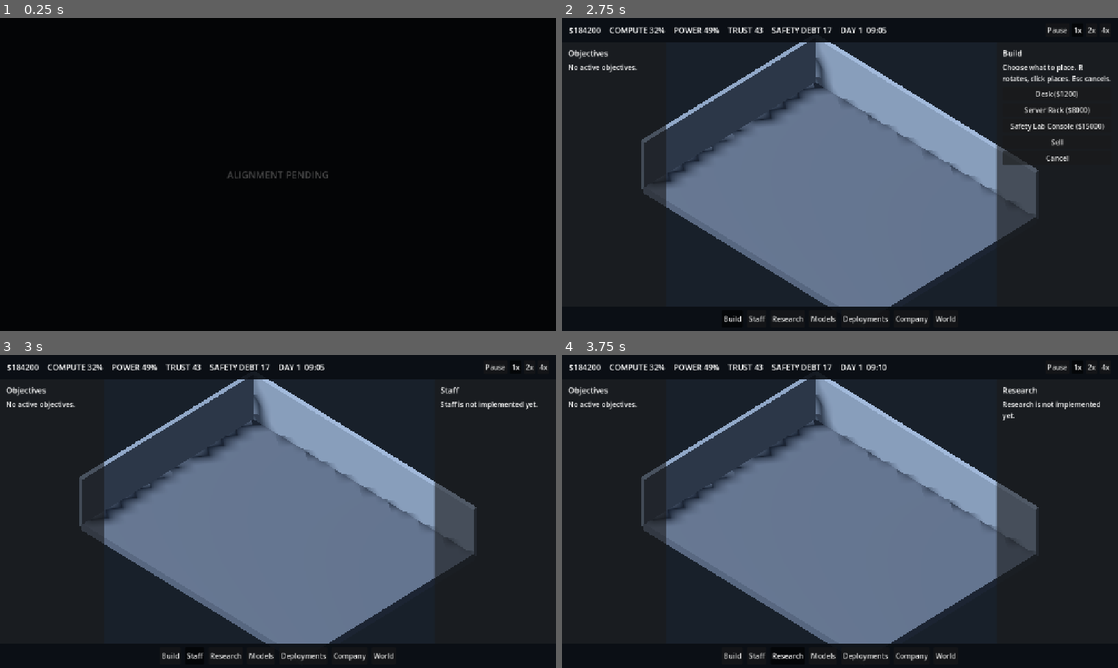
Above: before the commit, frames 1-4 (two rows, left to right).
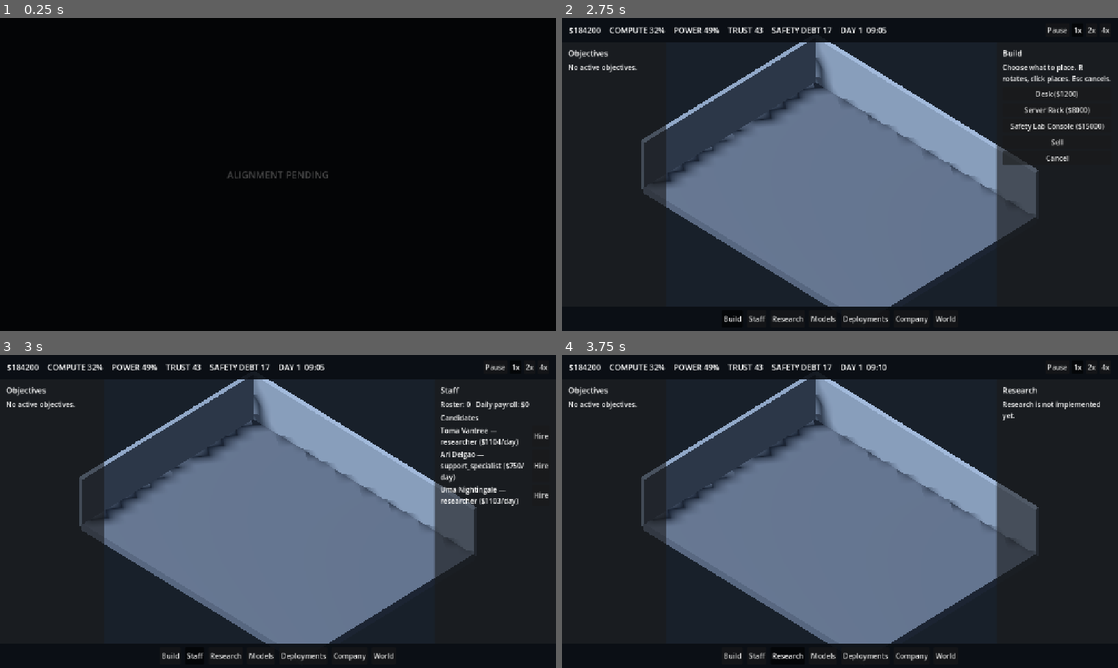
Above: after the commit, the same moments.

Repository: Fartoman94/alignment-pending
Game: Godot game, scene res://scenes/boot.tscn
The game is run twice, just before and just after one commit, with the same random seed, the same clock (stepped at 60 frames per second) and the same inputs.
Inputs:
- Up to frame 1 (0.25 s): no input
- Up to frame 2 (2.75 s): click "New Campaign" at 0.5 s; click "New Campaign" at 1.25 s; click "Build" at 2 s
- Up to frame 3 (3 s): click "Staff" at 2.75 s
- Up to frame 4 (3.75 s): click "Research" at 3.5 s

Frames 1-2 are identical in both runs. In frame 3, 1.3% of the frame differs, in the area x 79-99%, y 14-49%; in frame 4, nothing differs.

Commit message:
feat(staff): staff model, hiring, payroll, roster [P10]
Add data/staff_roles.json (6 roles) + StaffRoleCatalog +
DataValidator rules. Add StaffManager autoload: deterministic
candidate generation (invented fictional names, role, 5 skills,
salary) via SimClock's named RNG streams, hire/fire against
GameState.staff with stable staff_N ids, and daily payroll deducted
on EventBus.day_advanced. HUD's "Staff" section now shows the real
roster + candidate pool with Hire/Fire/Inspect. Campaign spawns/
despawns a real StaffAgent (P09's navigation infra) per roster
change via a new EventBus.staff_roster_changed signal, so hired
staff actually walk the office.

values/relationships/traits/assigned_task are present per
DATA_SCHEMA.md but left empty — deep staff modeling (P24) and task
assignment (P11) own those.

Two bare-autoload compile-order bugs (same family as P08/P09,
different symbols this time: SimClock, SaveManager) caught by
running the test suite, fixed by reusing the already-safely-loaded
local variables instead of bare class references.

Co-Authored-By: Claude Sonnet 5 <noreply@anthropic.com>

Diff:
--- /dev/null
+++ b/game/data/staff_roles.json
@@ -0,0 +1,8 @@
+[
+  { "id": "researcher", "name": "Researcher", "base_salary_min": 900, "base_salary_max": 1400, "primary_skill": "capability" },
+  { "id": "engineer", "name": "Engineer", "base_salary_min": 850, "base_salary_max": 1300, "primary_skill": "engineering" },
+  { "id": "data_ops", "name": "Data Ops", "base_salary_min": 700, "base_salary_max": 1100, "primary_skill": "operations" },
+  { "id": "safety_analyst", "name": "Safety Analyst", "base_salary_min": 800, "base_salary_max": 1250, "primary_skill": "safety" },
+  { "id": "product_manager", "name": "Product Manager", "base_salary_min": 750, "base_salary_max": 1200, "primary_skill": "communication" },
+  { "id": "support_specialist", "name": "Support Specialist", "base_salary_min": 600, "base_salary_max": 950, "primary_skill": "operations" }
+]
--- a/game/project.godot
+++ b/game/project.godot
@@ -28,3 +28,4 @@
 SceneRouter="*res://src/autoload/scene_router.gd"
 SettingsManager="*res://src/autoload/settings_manager.gd"
 SimClock="*res://src/autoload/sim_clock.gd"
+StaffManager="*res://src/autoload/staff_manager.gd"
--- a/game/src/autoload/event_bus.gd
+++ b/game/src/autoload/event_bus.gd
@@ -8,3 +8,4 @@
 ## tool_id is a BuildableCatalog id to start placing, "sell" for sell mode,
 ## or "" to cancel/exit build mode.
 signal build_tool_changed(tool_id: String)
+signal staff_roster_changed()
--- a/game/src/autoload/game_state.gd
+++ b/game/src/autoload/game_state.gd
@@ -18,6 +18,12 @@
 ## Each entry: {buildable_id: String, cell_x: int, cell_y: int, rotated: bool}.
 ## Kept in sync by BuildController on every place/sell.
 var buildings: Array = []
+## Each entry is a StaffMember dict (see docs/technical/DATA_SCHEMA.md):
+## id, generated_name, role, skills, salary, morale, fatigue, values,
+## relationships, assigned_task, traits, hire_date. Kept in sync by
+## StaffManager on every hire/fire.
+var staff: Array = []
+var next_staff_id: int = 1
 
 func toggle_pause() -> void:
     paused = not paused
@@ -41,6 +47,8 @@
     calendar_hour = 9
     calendar_minute = 0
     buildings = []
+    staff = []
+    next_staff_id = 1
 
 ## Campaign state payload only. The save format version lives one layer up,
 ## in SaveManager's envelope, so it isn't duplicated here.
@@ -59,6 +67,8 @@
         "calendar_hour": calendar_hour,
         "calendar_minute": calendar_minute,
         "buildings": buildings,
+        "staff": staff,
+        "next_staff_id": next_staff_id,
     }
 
 func from_dict(data: Dictionary) -> void:
@@ -76,3 +86,6 @@
     calendar_minute = int(data.get("calendar_minute", calendar_minute))
     var loaded_buildings: Variant = data.get("buildings", [])
     buildings = loaded_buildings if loaded_buildings is Array else []
+    var loaded_staff: Variant = data.get("staff", [])
+    staff = loaded_staff if loaded_staff is Array else []
+    next_staff_id = int(data.get("next_staff_id", next_staff_id))
--- /dev/null
+++ b/game/src/autoload/staff_manager.gd
@@ -0,0 +1,117 @@
+extends Node
+
+## Staff roster operations: candidate generation (fictional names, role,
+## skills, salary), hire/fire, and daily payroll. Roster data itself lives
+## in GameState.staff (persisted); this autoload is the operations layer.
+
+const CANDIDATE_POOL_SIZE: int = 3
+const SKILL_KEYS: Array[String] = ["capability", "engineering", "operations", "safety", "communication"]
+
+# Original, invented name fragments — not references to real people.
+const FIRST_NAMES: Array[String] = [
+    "Ari", "Bela", "Corin", "Dax", "Emi", "Fen", "Gale", "Hux", "Ines", "Jory",
+    "Kes", "Lior", "Mira", "Nyx", "Osk", "Pia", "Quinn", "Ren", "Sable", "Toma",
+    "Uma", "Vex", "Wren", "Xela", "Yuri", "Zeph",
+]
+const LAST_NAMES: Array[String] = [
+    "Alder", "Brancato", "Corvin", "Delgao", "Eaves", "Farrow", "Grissel", "Hallow",
+    "Ivory", "Jarrah", "Kestrel", "Loomis", "Marrow", "Nightingale", "Oyelaran",
+    "Pryce", "Quill", "Rathbone", "Sarto", "Tavish", "Ulric", "Vantree", "Wexley",
+    "Yarrow", "Zephyrine",
+]
+
+## Not persisted: candidates are an ephemeral offer pool, regenerated as
+## hired/refreshed. A reload just gets a fresh pool from the current seed.
+var candidates: Array = []
+
+func _ready() -> void:
+    EventBus.day_advanced.connect(_on_day_advanced)
+    refresh_candidates()
+
+func _on_day_advanced(_day: int) -> void:
+    _deduct_payroll()
+
+func total_payroll() -> float:
+    var total: float = 0.0
+    for member: Dictionary in GameState.staff:
+        total += float(member.get("salary", 0.0))
+    return total
+
+func _deduct_payroll() -> void:
+    var total: float = total_payroll()
+    if total > 0.0:
+        GameState.cash -= total
+        EventBus.metric_changed.emit("cash", GameState.cash)
+
+func refresh_candidates() -> void:
+    candidates.clear()
+    for i in CANDIDATE_POOL_SIZE:
+        candidates.append(_generate_candidate())
+
+func _generate_candidate() -> Dictionary:
+    var role_ids: Array = StaffRoleCatalog.load_all().keys()
+    if role_ids.is_empty():
+        return {}
+    var role_id: String = String(SimClock.pick_from("staff_roles", role_ids))
+    var role_def: Dictionary = StaffRoleCatalog.get_def(role_id)
+
+    var skills: Dictionary = {}
+    for key: String in SKILL_KEYS:
+        skills[key] = SimClock.rng("staff_skills").randi_range(20, 70)
+    var primary: String = String(role_def.get("primary_skill", "capability"))
+    if skills.has(primary):
+        skills[primary] = clampi(int(skills[primary]) + SimClock.rng("staff_skills").randi_range(10, 25), 0, 100)
+
+    var salary_min: float = float(role_def.get("base_salary_min", 600))
+    var salary_max: float = float(role_def.get("base_salary_max", 1000))
+    var salary: float = snappedf(SimClock.rng("staff_salary").randf_range(salary_min, salary_max), 1.0)
+
+    return {
+        "id": "",
+        "generated_name": _generate_name(),
+        "role": role_id,
+        "skills": skills,
+        "salary": salary,
+        "morale": 70,
+        "fatigue": 0,
+        "values": {},
+        "relationships": [],
+        "assigned_task": "",
+        "traits": [],
+        "hire_date": 0,
+    }
+
+func _generate_name() -> String:
+    var first: String = String(SimClock.pick_from("staff_first_names", FIRST_NAMES))
+    var last: String = String(SimClock.pick_from("staff_last_names", LAST_NAMES))
+    return "%s %s" % [first, last]
+
+## Hires candidates[candidate_index], assigning it a stable unique id, and
+## tops the pool back up to CANDIDATE_POOL_SIZE.
+func hire(candidate_index: int) -> Error:
+    if candidate_index < 0 or candidate_index >= candidates.size():
+        return ERR_INVALID_PARAMETER
+    var candidate: Dictionary = (candidates[candidate_index] as Dictionary).duplicate(true)
+    candidate["id"] = "staff_%d" % GameState.next_staff_id
+    GameState.next_staff_id += 1
+    candidate["hire_date"] = GameState.calendar_day
+    GameState.staff.append(candidate)
+    candidates.remove_at(candidate_index)
+    candidates.append(_generate_candidate())
+    EventBus.staff_roster_changed.emit()
+    return OK
+
+func fire(staff_id: String) -> Error:
+    for i in GameState.staff.size():
+        var member: Dictionary = GameState.staff[i]
+        if String(member.get("id", "")) == staff_id:
+            GameState.staff.remove_at(i)
+            EventBus.staff_roster_changed.emit()
+            return OK
+    return ERR_DOES_NOT_EXIST
+
+func find(staff_id: String) -> Dictionary:
+    for member: Dictionary in GameState.staff:
+        if String(member.get("id", "")) == staff_id:
+            return member
+    return {}
--- a/game/src/data/data_validator.gd
+++ b/game/src/data/data_validator.gd
@@ -22,6 +22,9 @@
 
 const BUILDABLE_REQUIRED_FIELDS: Array[String] = ["id", "name", "category", "footprint", "cost", "refund_ratio"]
 
+const STAFF_ROLE_REQUIRED_FIELDS: Array[String] = ["id", "name", "base_salary_min", "base_salary_max", "primary_skill"]
+const STAFF_SKILL_KEYS: Array[String] = ["capability", "engineering", "operations", "safety", "communication"]
+
 ## One validation problem: which file, which record, and why.
 class Issue:
     var source: String
@@ -43,6 +46,7 @@
     var issues: Array[Issue] = []
     issues.append_array(validate_event_file("res://data/events_seed.json"))
     issues.append_array(validate_buildable_file("res://data/buildables.json"))
+    issues.append_array(validate_staff_role_file("res://data/staff_roles.json"))
     return issues
 
 static func validate_event_file(path: String) -> Array[Issue]:
@@ -201,6 +205,69 @@
 
     return issues
 
+static func validate_staff_role_file(path: String) -> Array[Issue]:
+    var issues: Array[Issue] = []
+    if not FileAccess.file_exists(path):
+        issues.append(Issue.new(path, "", "file does not exist"))
+        return issues
+    var file: FileAccess = FileAccess.open(path, FileAccess.READ)
+    if file == null:
+        issues.append(Issue.new(path, "", "could not open file (error %s)" % FileAccess.get_open_error()))
+        return issues
+    var text: String = file.get_as_text()
+    file.close()
+
+    var parsed: Variant = JSON.parse_string(text)
+    if not (parsed is Array):
+        issues.append(Issue.new(path, "", "root must be a JSON array of staff role records"))
+        return issues
+
+    var records: Array = parsed
+    var seen_ids: Dictionary = {}
+    for i in records.size():
+        issues.append_array(_validate_staff_role_record(path, records[i], i, seen_ids))
+    return issues
+
+static func _validate_staff_role_record(path: String, record: Variant, index: int, seen_ids: Dictionary) -> Array[Issue]:
+    var issues: Array[Issue] = []
+    var record_label: String = "record #%d" % index
+    if not (record is Dictionary):
+        issues.append(Issue.new(path, record_label, "staff role record must be a JSON object"))
+        return issues
+
+    var entry: Dictionary = record
+    for field: String in STAFF_ROLE_REQUIRED_FIELDS:
+        if not entry.has(field):
+            issues.append(Issue.new(path, record_label, "missing required field '%s'" % field))
+
+    var entry_id: String = str(entry.get("id", ""))
+    var id_label: String = entry_id if not entry_id.is_empty() else record_label
+    if entry.has("id"):
+        if entry_id.is_empty():
+            issues.append(Issue.new(path, record_label, "'id' must be a non-empty string"))
+        elif seen_ids.has(entry_id):
+            issues.append(Issue.new(path, entry_id, "duplicate id (first seen at record #%d)" % int(seen_ids[entry_id])))
+        else:
+            seen_ids[entry_id] = index
+
+    if entry.has("base_salary_min") and entry.has("base_salary_max"):
+        var salary_min: Variant = entry.get("base_salary_min")
+        var salary_max: Variant = entry.get("base_salary_max")
+        var min_ok: bool = (salary_min is int or salary_min is float) and float(salary_min) > 0.0
+        var max_ok: bool = (salary_max is int or salary_max is float) and float(salary_max) >= float(salary_min) if min_ok else false
+        if not min_ok or not max_ok:
+            issues.append(Issue.new(path, id_label, "'base_salary_min'/'base_salary_max' must be numbers with min > 0 and max >= min"))
+
+    if entry.has("primary_skill"):
+        var primary_skill: String = str(entry.get("primary_skill", ""))
+        if not STAFF_SKILL_KEYS.has(primary_skill):
+            issues.append(Issue.new(path, id_label, "unknown primary_skill '%s' (expected one of %s)" % [primary_skill, STAFF_SKILL_KEYS]))
+
+    if entry.has("name") and (not (entry["name"] is String) or String(entry["name"]).is_empty()):
+        issues.append(Issue.new(path, id_label, "'name' must be a non-empty string"))
+
+    return issues
+
 static func _is_whole_number_at_least(value: Variant, minimum: int) -> bool:
     if not (value is int or value is float):
         return false
--- /dev/null
+++ b/game/src/data/staff_role_catalog.gd
@@ -0,0 +1,34 @@
+class_name StaffRoleCatalog
+extends RefCounted
+
+## Loads and caches data/staff_roles.json: id, name, base_salary_min/max,
+## primary_skill. See DataValidator for the schema rules.
+
+const PATH: String = "res://data/staff_roles.json"
+
+static var _cache: Dictionary = {}
+
+static func load_all() -> Dictionary:
+    if not _cache.is_empty():
+        return _cache
+    var file: FileAccess = FileAccess.open(PATH, FileAccess.READ)
+    if file == null:
+        push_error("StaffRoleCatalog: could not open %s" % PATH)
+        return {}
+    var parsed: Variant = JSON.parse_string(file.get_as_text())
+    file.close()
+    if not (parsed is Array):
+        push_error("StaffRoleCatalog: %s root must be a JSON array" % PATH)
+        return {}
+    var records: Array = parsed
+    for entry: Variant in records:
+        if entry is Dictionary and entry.has("id"):
+            var record: Dictionary = entry
+            _cache[String(record["id"])] = record
+    return _cache
+
+static func get_def(id: String) -> Dictionary:
+    return load_all().get(id, {})
+
+static func clear_cache() -> void:
+    _cache.clear()
--- a/game/src/ui/hud.gd
+++ b/game/src/ui/hud.gd
@@ -80,6 +80,9 @@
     if section_name == "Build":
         _show_build_palette()
         return
+    if section_name == "Staff":
+        _show_staff_panel()
+        return
     EventBus.build_tool_changed.emit("")
     _clear_dynamic_content()
     _inspector_title.text = section_name
@@ -121,3 +124,85 @@
     cancel_btn.text = "Cancel"
     cancel_btn.pressed.connect(func() -> void: EventBus.build_tool_changed.emit(""))
     _dynamic_content.add_child(cancel_btn)
+
+func _show_staff_panel() -> void:
+    EventBus.build_tool_changed.emit("")
+    _clear_dynamic_content()
+    _inspector_title.text = "Staff"
+    _inspector_body.text = "Roster: %d   Daily payroll: $%d" % [GameState.staff.size(), int(StaffManager.total_payroll())]
+
+    for member: Variant in GameState.staff:
+        var entry: Dictionary = member
+        var row: HBoxContainer = HBoxContainer.new()
+        var label: Label = Label.new()
+        label.text = "%s — %s ($%d/day, morale %d%%)" % [
+            entry.get("generated_name", "?"), entry.get("role", "?"),
+            int(entry.get("salary", 0.0)), int(entry.get("morale", 0)),
+        ]
+        label.size_flags_horizontal = Control.SIZE_EXPAND_FILL
+        label.autowrap_mode = TextServer.AUTOWRAP_WORD_SMART
+        row.add_child(label)
+        var staff_id: String = String(entry.get("id", ""))
+        var inspect_btn: Button = Button.new()
+        inspect_btn.text = "Inspect"
+        inspect_btn.pressed.connect(func() -> void: _show_staff_detail(staff_id))
+        row.add_child(inspect_btn)
+        var fire_btn: Button = Button.new()
+        fire_btn.text = "Fire"
+        fire_btn.pressed.connect(func() -> void:
+            StaffManager.fire(staff_id)
+            _show_staff_panel()
+        )
+        row.add_child(fire_btn)
+        _dynamic_content.add_child(row)
+
+    var separator: Label = Label.new()
+    separator.text = "Candidates"
+    _dynamic_content.add_child(separator)
+
+    for i in StaffManager.candidates.size():
+        var candidate: Dictionary = StaffManager.candidates[i]
+        var row2: HBoxContainer = HBoxContainer.new()
+        var label2: Label = Label.new()
+        label2.text = "%s — %s ($%d/day)" % [
+            candidate.get("generated_name", "?"), candidate.get("role", "?"), int(candidate.get("salary", 0.0)),
+        ]
+        label2.size_flags_horizontal = Control.SIZE_EXPAND_FILL
+        label2.autowrap_mode = TextServer.AUTOWRAP_WORD_SMART
+        row2.add_child(label2)
+        var hire_btn: Button = Button.new()
+        hire_btn.text = "Hire"
+        var candidate_index: int = i
+        hire_btn.pressed.connect(func() -> void:
+            StaffManager.hire(candidate_index)
+            _show_staff_panel()
+        )
+        row2.add_child(hire_btn)
+        _dynamic_content.add_child(row2)
+
+func _show_staff_detail(staff_id: String) -> void:
+    var member: Dictionary = StaffManager.find(staff_id)
+    if member.is_empty():
+        _show_staff_panel()
+        return
+    _clear_dynamic_content()
+    _inspector_title.text = String(member.get("generated_name", "Staff"))
+    var skills: Dictionary = member.get("skills", {})
+    var skill_parts: PackedStringArray = []
+    for key: String in skills:
+        skill_parts.append("%s %d" % [String(key).capitalize(), int(skills[key])])
+    _inspector_body.text = "Role: %s\nSalary: $%d/day\nMorale: %d%%\nFatigue: %d%%\nHired day %d\nSkills: %s" % [
+        member.get("role", "?"), int(member.get("salary", 0.0)), int(member.get("morale", 0)),
+        int(member.get("fatigue", 0)), int(member.get("hire_date", 0)), ", ".join(skill_parts),
+    ]
+    var fire_btn: Button = Button.new()
+    fire_btn.text = "Fire"
+    fire_btn.pressed.connect(func() -> void:
+        StaffManager.fire(staff_id)
+        _show_staff_panel()
+    )
+    _dynamic_content.add_child(fire_btn)
+    var back_btn: Button = Button.new()
+    back_btn.text = "Back"
+    back_btn.pressed.connect(_show_staff_panel)
+    _dynamic_content.add_child(back_btn)
--- a/game/src/world/campaign.gd
+++ b/game/src/world/campaign.gd
@@ -9,6 +9,7 @@
 var nav_region: NavigationRegion3D
 var nav_coordinator: NavCoordinator
 var _autosave_timer: Timer
+var _staff_agents: Dictionary = {}
 
 func _ready() -> void:
     _ensure_input_actions()
@@ -20,7 +21,9 @@
     _build_hud()
     _build_autosave_timer()
     EventBus.build_tool_changed.connect(_on_build_tool_changed)
+    EventBus.staff_roster_changed.connect(_sync_staff_agents)
     build_controller.load_from_state(GameState.buildings)
+    _sync_staff_agents()
     SimClock.active = true
 
 func _exit_tree() -> void:
@@ -136,6 +139,33 @@
     add_child(nav_region)
     nav_coordinator = NavCoordinator.new()
 
+## Spawns/despawns a StaffAgent per current GameState.staff entry. Called on
+## load and whenever StaffManager fires EventBus.staff_roster_changed.
+func _sync_staff_agents() -> void:
+    var current_ids: Dictionary = {}
+    for member: Dictionary in GameState.staff:
+        var staff_id: String = String(member.get("id", ""))
+        if staff_id.is_empty():
+            continue
+        current_ids[staff_id] = true
+        if not _staff_agents.has(staff_id):
+            _spawn_staff_agent(staff_id)
+    for staff_id: String in _staff_agents.keys():
+        if not current_ids.has(staff_id):
+            (_staff_agents[staff_id] as Node3D).queue_free()
+            _staff_agents.erase(staff_id)
+
+func _spawn_staff_agent(staff_id: String) -> void:
+    var agent: StaffAgent = StaffAgent.new()
+    agent.name = "Staff_%s" % staff_id
+    agent.coordinator = nav_coordinator
+    agent.bounds_min = Vector2(-7.0, -5.0)
+    agent.bounds_max = Vector2(7.0, 5.0)
+    agent.rng.randomize()
+    agent.position = Vector3(randf_range(-6.0, 6.0), 0.0, randf_range(-4.0, 4.0))
+    add_child(agent)
+    _staff_agents[staff_id] = agent
+
 func _build_hud() -> void:
     var packed: PackedScene = load("res://scenes/hud.tscn")
     hud = packed.instantiate()
--- a/game/tests/smoke_test.gd
+++ b/game/tests/smoke_test.gd
@@ -431,4 +431,79 @@
     test_nav_region.queue_free()
     await process_frame
 
+    # P10: staff model, hiring/firing/payroll, stable IDs across save/load.
+    var role_catalog: Dictionary = StaffRoleCatalog.load_all()
+    var expected_roles: Array[String] = ["researcher", "engineer", "data_ops", "safety_analyst", "product_manager", "support_specialist"]
+    for role_id: String in expected_roles:
+        if not role_catalog.has(role_id):
+            push_error("StaffRoleCatalog missing expected role '%s'" % role_id)
+            quit(1)
+            return
+    print("SMOKE_OK: StaffRoleCatalog loads all 6 staff roles")
+
+    var staff_mgr: Node = get_root().get_node("StaffManager")
+    state.campaign_seed = 77777
+    state.staff = []
+    state.next_staff_id = 1
+    state.cash = 50000.0
+    sim.reset_rng_streams()
+    staff_mgr.refresh_candidates()
+    var first_candidate_name: String = String(staff_mgr.candidates[0].get("generated_name", ""))
+
+    sim.reset_rng_streams()
+    staff_mgr.refresh_candidates()
+    var second_candidate_name: String = String(staff_mgr.candidates[0].get("generated_name", ""))
+    if first_candidate_name != second_candidate_name or first_candidate_name.is_empty():
+        push_error("StaffManager candidate generation is not deterministic for the same seed")
+        quit(1)
+        return
+    print("SMOKE_OK: same seed produces the same generated staff candidates")
+
+    var candidate_salary: float = float(staff_mgr.candidates[0].get("salary", 0.0))
+    var hire_err: Error = staff_mgr.hire(0)
+    if hire_err != OK or state.staff.size() != 1:
+        push_error("StaffManager.hire() failed to add the candidate to the roster (error %s)" % hire_err)
+        quit(1)
+        return
+    var hired_id: String = String(state.staff[0].get("id", ""))
+    if hired_id.is_empty():
+        push_error("StaffManager.hire() did not assign a stable id")
+        quit(1)
+        return
+    if not is_equal_approx(staff_mgr.total_payroll(), candidate_salary):
+        push_error("StaffManager.total_payroll() does not match the hired candidate's salary")
+        quit(1)
+        return
+    print("SMOKE_OK: hiring adds the candidate to the roster with a stable id and correct payroll")
+
+    var cash_before_payroll: float = state.cash
+    var bus2: Node = get_root().get_node("EventBus")
+    bus2.day_advanced.emit(state.calendar_day)
+    if not is_equal_approx(state.cash, cash_before_payroll - candidate_salary):
+        push_error("StaffManager did not deduct daily payroll on day_advanced")
+        quit(1)
+        return
+    print("SMOKE_OK: daily payroll is deducted from cash on day_advanced")
+
+    # Stable IDs across save/load: same id, not regenerated.
+    var staff_save_err: Error = save_mgr.save_manual(1)
+    if staff_save_err != OK:
+        push_error("SaveManager failed to save staff roster (error %s)" % staff_save_err)
+        quit(1)
+        return
+    state.staff = []
+    var staff_load_err: Error = save_mgr.load_manual(1)
+    if staff_load_err != OK or state.staff.size() != 1 or String(state.staff[0].get("id", "")) != hired_id:
+        push_error("Staff id was not stable across save/load (error %s)" % staff_load_err)
+        quit(1)
+        return
+    print("SMOKE_OK: staff roster and stable ids survive save/load")
+
+    var fire_err: Error = staff_mgr.fire(hired_id)
+    if fire_err != OK or not state.staff.is_empty():
+        push_error("StaffManager.fire() failed to remove the staff member (error %s)" % fire_err)
+        quit(1)
+        return
+    print("SMOKE_OK: firing removes the staff member from the roster")
+
     quit(0)
Not shown, added: game/src/autoload/staff_manager.gd.uid
Not shown, added: game/src/data/staff_role_catalog.gd.uid
Not shown, changed: docs/production/IMPLEMENTATION_STATUS.md
Not shown, changed: prompts/RUN_ORDER.md
